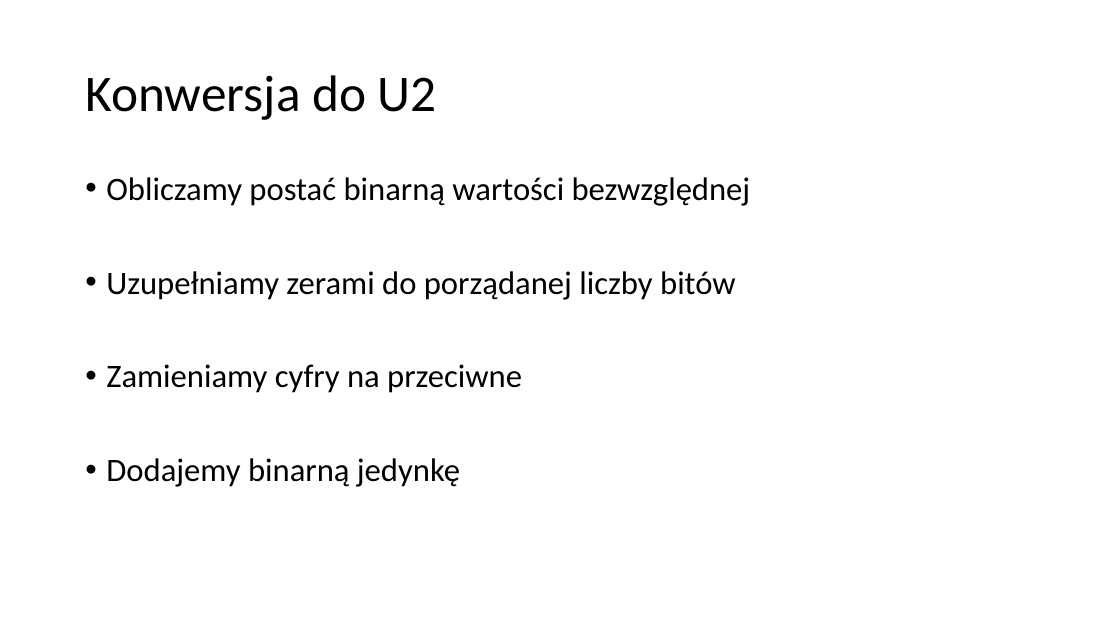
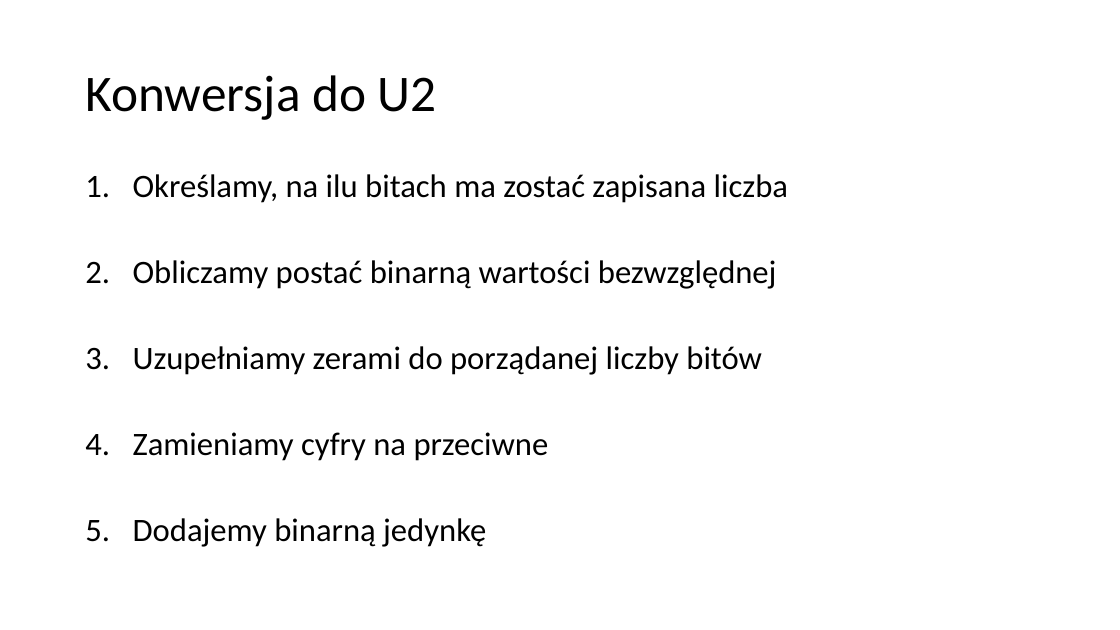
Before and after one commit to blackbat13/cs-lut, a slide deck: slide 15 of Systemy liczbowe/Systemy liczbowe.pptx (slide 11 before the commit). Drawn at 1120x630 pixels with LibreOffice and Linux fonts; fonts in the diff are those of the drawing. Boxes give left, top, right and bottom in pixels: in the first picture for what was removed or moved away, otherwise in the second. Text is boxed around its words. In the diff, an @@ line names an element or a change of style, - is before the commit and + after.

```diff
--- a/Systemy liczbowe/Systemy liczbowe.pptx
+++ b/Systemy liczbowe/Systemy liczbowe.pptx
@@ text at bbox=[133, 174, 788, 203]: paragraph added @@
+1. Określamy, na ilu bitach ma zostać zapisana liczba
@@ text at bbox=[133, 260, 777, 547]: bullet • to 1.; line spacing 0.9 to 0.8 @@
```
Also in this commit, not shown: 6 other slides changed, 15 slides added.
